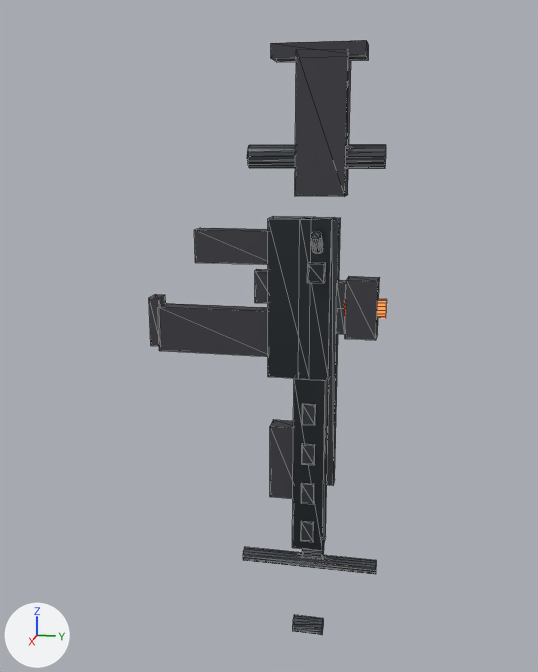
A saved change to the glTF model assets/3d/weapons/rifle.glb.
One viewpoint serves both versions: a camera (50 mm lens) standing at (1.002, 0.179, 0.215) and looking at (-0.002, -0.022, -0.036). The lights are fixed; the arrows at lower left show +X, +Y and +Z. The older version comes first. Mesh edges are drawn as thin lines. Vertices at exactly the same position are counted once.

In view in the first picture: 'Rifle_M4A1'.
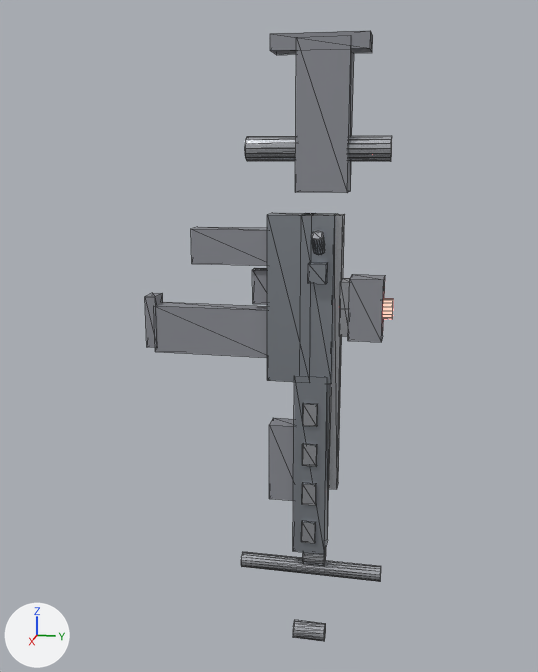
The change, as a list of edits to the scene's bpy script:
```text
Change mat_mat_rifleanodized:
    mat_mat_rifleanodized.base_color: (0.06, 0.07, 0.08) -> (0.35, 0.38, 0.42)  # dark grey #454b50 -> grey #a0a6ad
Change mat_mat_riflesteel:
    mat_mat_riflesteel.base_color: (0.12, 0.13, 0.15) -> (0.58, 0.6, 0.64)  # dark grey #61656c -> light grey #c8cbd1
Change mat_mat_riflepolymer:
    mat_mat_riflepolymer.base_color: (0.05, 0.05, 0.06) -> (0.26, 0.27, 0.3)  # dark grey #3f3f45 -> grey #8b8e95
Change me_cube:
    used by ob_rifle_m4a1; location = (0.0, 0.01, 0.02)
    remove me_cube.from_pydata(...)  # 376 vertices, 636 faces; spans x -0.025..0.04, y -0.203..0.131, z -0.522..0.329
    add me_cube.from_pydata(...)  # 376 vertices, 636 faces; spans x -0.026..0.043, y -0.208..0.139, z -0.533..0.34
    me_cube part 1: the loose piece of 8 vertices spanning x -0.019..0.019, y -0.029..0.029, z -0.11..0.11 is scaled about its middle by (1.05, 1.03, 1.05)
    me_cube part 2: the loose piece of 8 vertices spanning x -0.018..0.018, y 0.014..0.056, z -0.11..0.11 is scaled about its middle by (1.06, 1.05, 1.05), then moved by (0.0, 0.003, 0.0)
    me_cube part 3: the loose piece of 8 vertices spanning x -0.021..0.021, y 0.008..0.052, z -0.37..-0.11 is scaled about its middle by (1.05, 1.05, 1.04), then moved by (0.0, 0.002, 0.0)
    me_cube part 4: the loose piece of 8 vertices spanning x -0.011..0.011, y 0.055..0.065, z -0.27..0.11 is scaled about its middle by (1.09, 1.2, 1.03), then moved by (0.0, 0.004, 0.0)
    me_cube part 5: the loose piece of 8 vertices spanning x -0.015..0.015, y 0.064..0.076, z -0.045..0.025 is scaled about its middle by (1.07, 1.17, 1.07), then moved by (0.0, 0.006, 0.0)
    me_cube part 6: the loose piece of 32 vertices spanning x -0.01..0.01, y -0.07..0.13, z -0.41..-0.39 is scaled about its middle by (1.1, 1.05, 1.1), then moved by (0.0, 0.002, -0.01)
    me_cube part 7: the loose piece of 32 vertices spanning x -0.014..0.014, y 0.021..0.051, z -0.394..-0.366 is moved by (0.0, 0.002, -0.01)
    me_cube part 8: the loose piece of 32 vertices spanning x -0.012..0.012, y 0.007..0.053, z -0.522..-0.498 is scaled about its middle by (1.08, 1.07, 1.08), then moved by (0.0, 0.002, -0.01)
    me_cube part 9: the loose piece of 32 vertices spanning x -0.015..0.015, y -0.058..0.122, z 0.175..0.205 is scaled about its middle by (1.07, 1.06, 1.07), then moved by (0.0, 0.002, 0.01)
    me_cube part 10: the loose piece of 8 vertices spanning x -0.018..0.018, y 0.077..0.119, z -0.05..0.03 is scaled about the mesh origin by (1.06, 1.07, 1.06)
    me_cube part 11: the loose piece of 8 vertices spanning x -0.013..0.013, y -0.19..-0.02, z -0.082..-0.017 is scaled about its middle by (1.08, 1.03, 1.05), then moved by (0.0, -0.003, 0.0)
    me_cube part 12: the loose piece of 8 vertices spanning x -0.014..0.014, y -0.203..-0.188, z -0.075..-0.005 is scaled about its middle by (1.07, 1.07, 1.06), then moved by (0.0, -0.005, 0.0)
    me_cube part 13: 64 of 376 vertices moved; they spanned x -0.022..0.022, y -0.132..0.131, z -0.023..0.329 and now span x -0.023..0.023, y -0.137..0.139, z -0.024..0.34; mean shift (0.0, 0.003, 0.002); largest move (-0.022, 0.072, 0.32) -> (-0.023, 0.076, 0.335)
    other edits to the shape of me_cube do not show in these pictures
```

What differs and where, as boxes (x1, y1, x2, y2) in the pictures (538 x 672 px; the box of a moved part takes in the faces that stretch with it):
'Rifle_M4A1', recoloured, reshaped (dark grey to grey)
    before: (149, 40, 387, 635)
    after: (145, 30, 393, 641)
part 1 of me_cube, moved or reshaped
    before: (268, 216, 311, 379)
    after: (267, 212, 312, 382)
part 2 of me_cube, moved or reshaped
    before: (301, 217, 335, 380)
    after: (303, 213, 338, 384)
part 3 of me_cube, moved or reshaped
    before: (292, 378, 328, 551)
    after: (293, 375, 330, 555)
part 4 of me_cube, moved or reshaped
    before: (326, 218, 341, 486)
    after: (328, 214, 345, 489)
part 5 of me_cube, moved or reshaped
    before: (336, 280, 346, 335)
    after: (339, 278, 350, 337)
part 6 of me_cube, moved or reshaped
    before: (243, 547, 377, 574)
    after: (241, 552, 381, 582)
part 7 of me_cube, moved or reshaped
    before: (302, 546, 324, 559)
    after: (302, 549, 326, 566)
part 8 of me_cube, moved or reshaped
    before: (292, 615, 324, 635)
    after: (293, 620, 326, 641)
part 9 of me_cube, moved or reshaped
    before: (247, 145, 386, 169)
    after: (245, 136, 392, 161)
part 10 of me_cube, moved or reshaped
    before: (345, 276, 380, 340)
    after: (348, 274, 385, 342)
part 11 of me_cube, moved or reshaped
    before: (159, 303, 268, 357)
    after: (155, 302, 267, 358)
part 12 of me_cube, moved or reshaped
    before: (149, 294, 166, 346)
    after: (145, 293, 163, 348)
part 13 of me_cube, moved or reshaped
    before: (194, 40, 387, 318)
    after: (191, 30, 393, 319)
